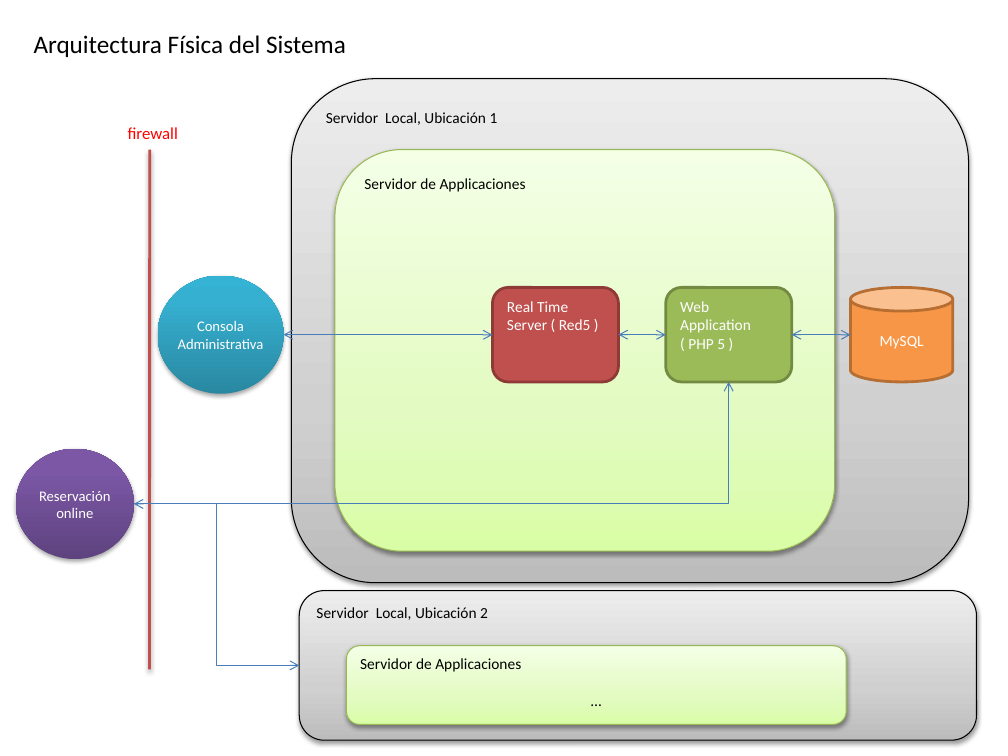
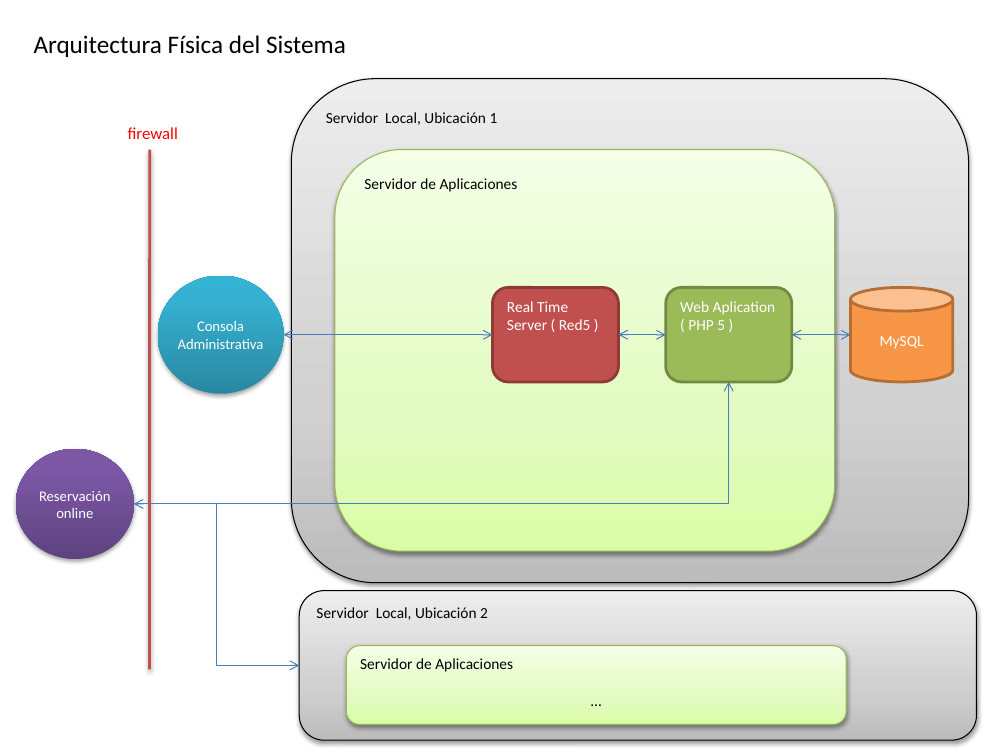
Before and after one commit to osvaldoros/qrious, a slide deck: slide 1 of SistemaLTPV/ArchitectureReservations.pptx. Drawn at 1008x756 pixels with LibreOffice and Linux fonts; fonts in the diff are those of the drawing. Boxes give left, top, right and bottom in pixels: in the first picture for what was removed or moved away, otherwise in the second. Text is boxed around its words. In the diff, an @@ line names an element or a change of style, - is before the commit and + after.

```diff
--- a/SistemaLTPV/ArchitectureReservations.pptx
+++ b/SistemaLTPV/ArchitectureReservations.pptx
@@ text in rounded rectangle at <box>364,178,518,192</box>: text changed @@
-Servidor de Applicaciones
+Servidor de Aplicaciones
@@ text in rounded rectangle at <box>680,301,776,315</box>: text changed @@
-Web Application
+Web Aplication
@@ text in rounded rectangle at <box>360,658,513,672</box>: text changed @@
-Servidor de Applicaciones
+Servidor de Aplicaciones
```
Also in this commit, not shown: 2 other slides changed, 2 other files.
